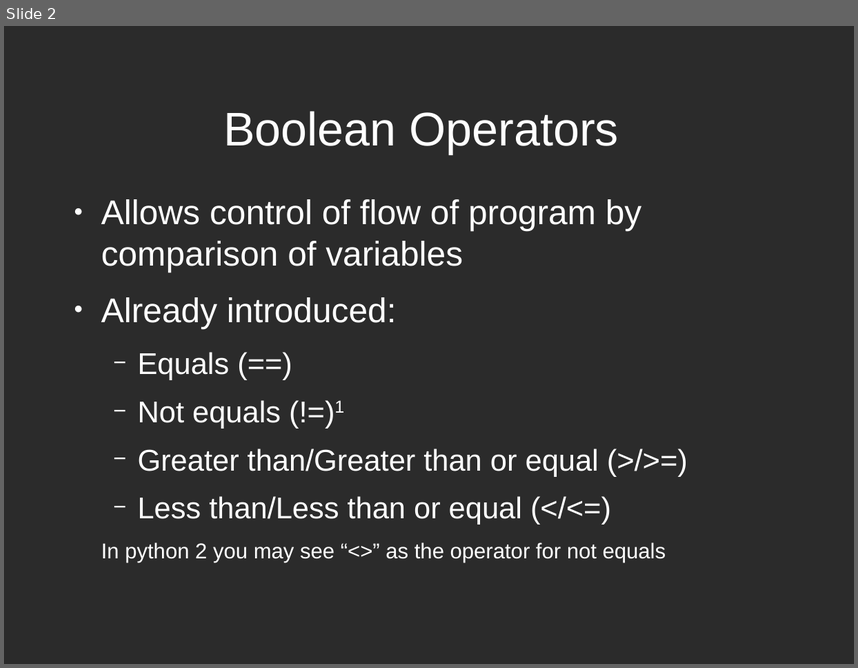
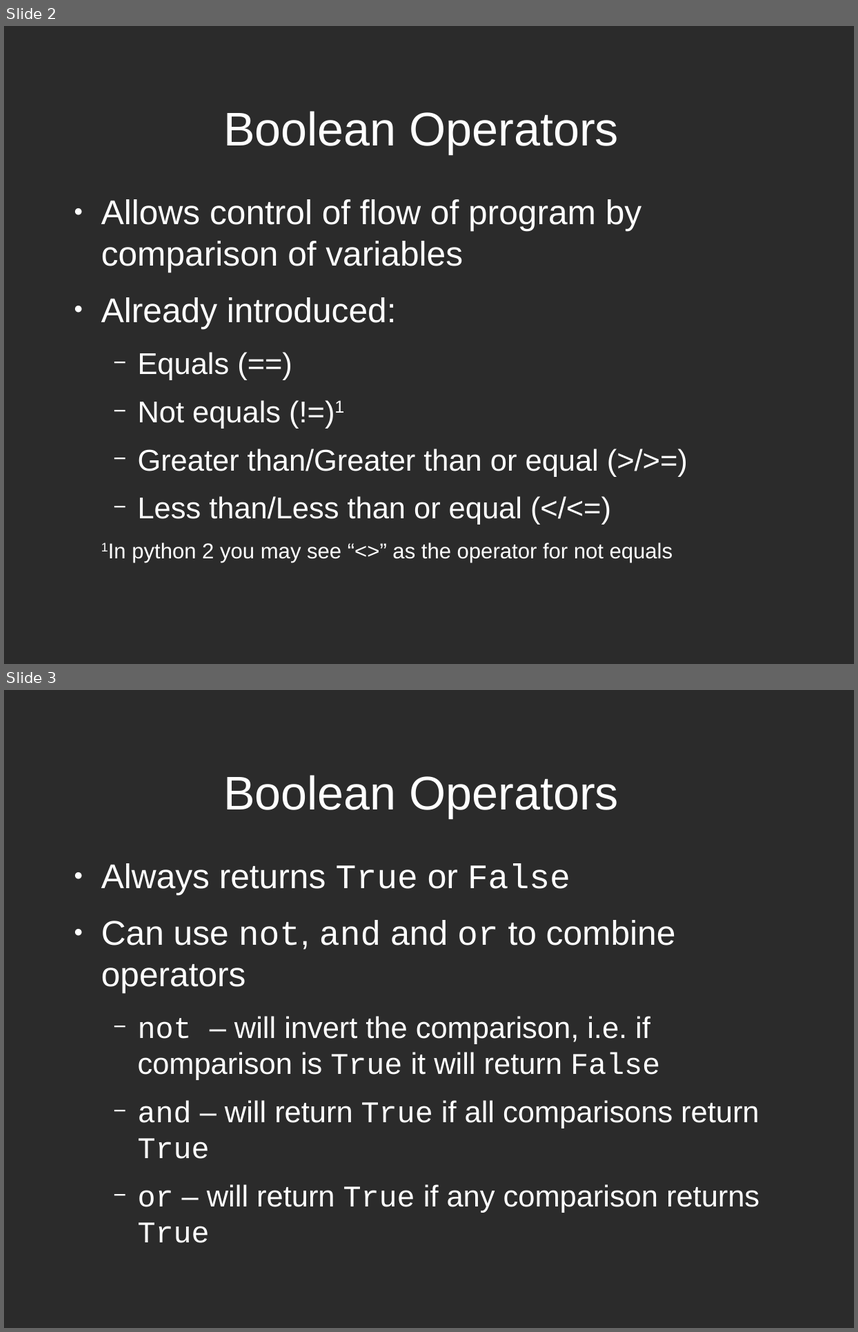
Before and after one commit to Cheltenham-Hackspace/hackspace_python, a slide deck: slides/hackspace_python_slides.odp. Shown one above the other, each under a label of ours: slide 2 before the commit, slides 2 and 3 after it. The pictures are 858x668 and 858x1332 pixels, drawn with LibreOffice and Linux fonts; fonts in the diff are those of the drawing; background and template pictures are left out; a plain dark background stands for a picture behind light text. Boxes give left, top, right and bottom in pixels: in the first picture for what was removed or moved away, otherwise in the second. Text is boxed around its words. In the diff, an @@ line names an element or a change of style, - is before the commit and + after.

```diff
--- a/slides/hackspace_python_slides.odp
+++ b/slides/hackspace_python_slides.odp
@@ slide 3 added at <box>4,690,854,1328</box>, background picture (left out) @@
@@ title added at <box>223,775,618,818</box>, 44 pt, text #FFFFFF @@
+Boolean Operators
@@ text added at <box>101,863,760,1243</box>, 28 pt, text #FFFFFF @@
+● Always returns True or False
+● Can use not, and and or to combine operators
+  − not – will invert the comparison, i.e. if comparison is True it will return False
+  − and – will return True if all comparisons return True
+  − or – will return True if any comparison returns True
@@ slide 2 changed as well @@
@@ text at <box>132,542,673,562</box>: text changed @@
-In python 2 you may see “<>” as the operator for not equals
+1In python 2 you may see “<>” as the operator for not equals
```
Also in this commit, not shown: 1 other slide changed, 30 other slides added, 1 other file.
